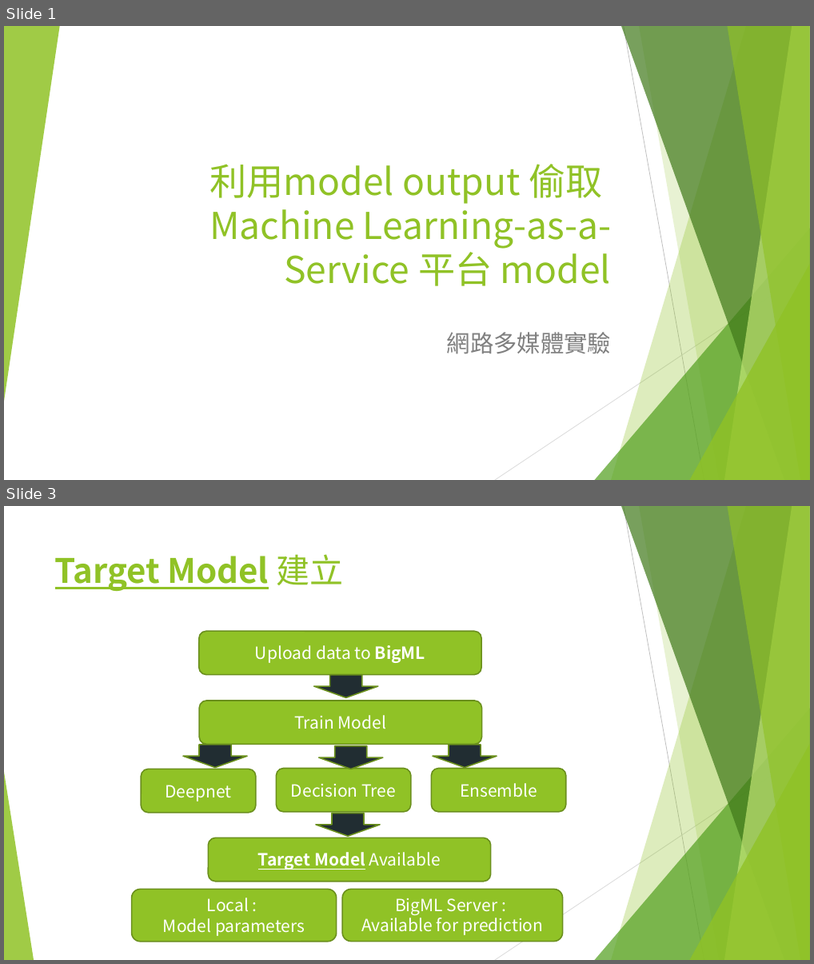
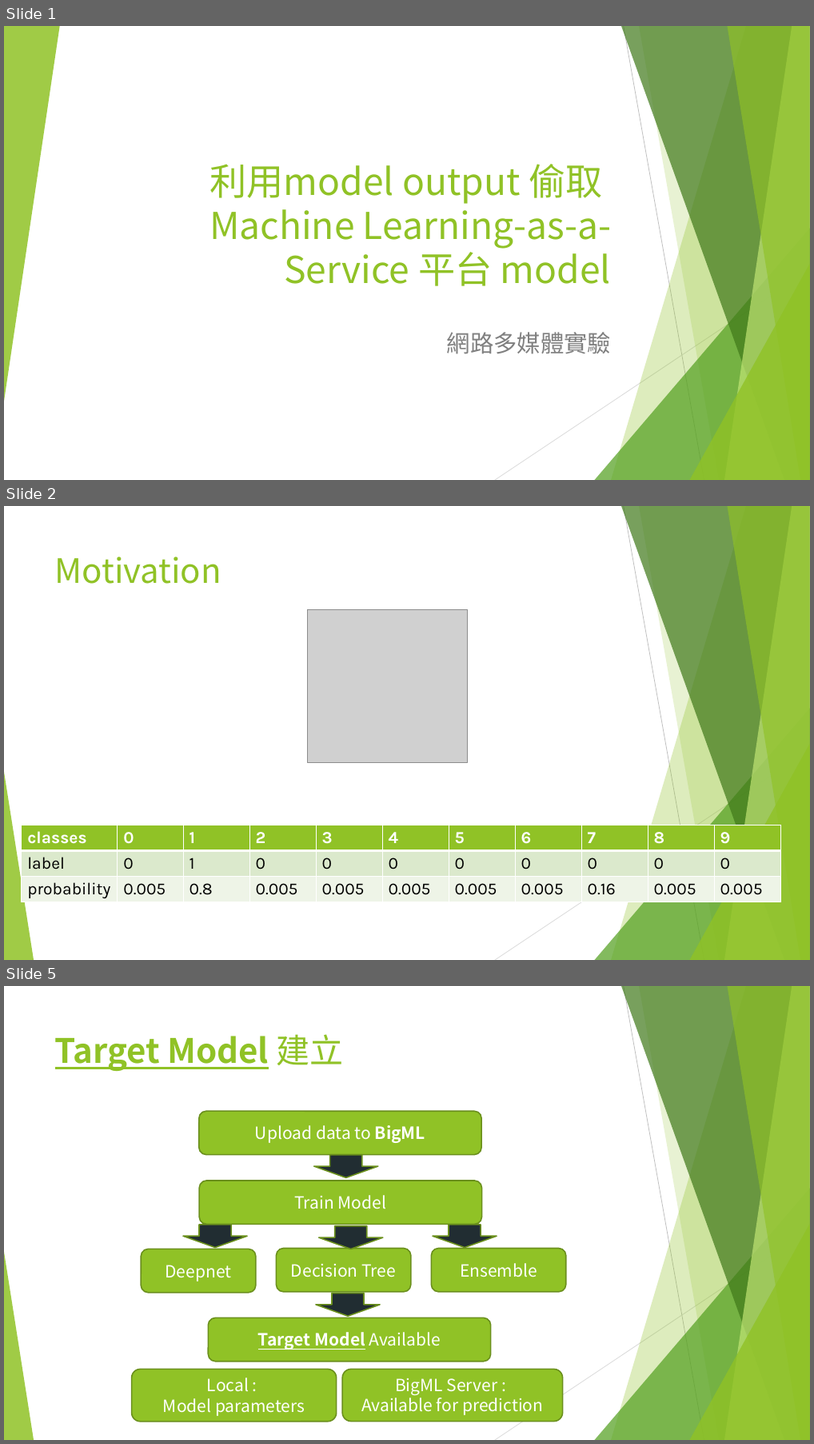
Before and after one commit to chengdejerrylin/Electrical-Engineering-Lab---networking-and-Multinmedia, a slide deck: final_demo.pptx. Shown one above the other, each under a label of ours: slides 1 and 3 before the commit, slides 1, 2 and 5 after it; the slides between them are not shown. The pictures are 814x964 and 814x1444 pixels, drawn with LibreOffice and Linux fonts; fonts in the diff are those of the drawing; grey boxes stand for pictures. Boxes give left, top, right and bottom in pixels: in the first picture for what was removed or moved away, otherwise in the second. Text is boxed around its words. In the diff, an @@ line names an element or a change of style, - is before the commit and + after.

```diff
--- a/final_demo.pptx
+++ b/final_demo.pptx
@@ slide 2 added at bbox=[4, 506, 810, 960], background #FFFFFF; not listed: 10 template elements that a slide beside it also shows @@
@@ title added at bbox=[55, 556, 222, 584], 40 pt, text #90C226 @@
+Motivation
@@ picture added at bbox=[308, 609, 467, 763] @@
@@ table added at bbox=[22, 825, 782, 904], 3 rows, 11 columns @@
+classes | 0 | 1 | 2 | 3 | 4 | 5 | 6 | 7 | 8 | 9
+label | 0 | 1 | 0 | 0 | 0 | 0 | 0 | 0 | 0 | 0
+probability | 0.005 | 0.8 | 0.005 | 0.005 | 0.005 | 0.005 | 0.005 | 0.16 | 0.005 | 0.005
@@ what was slide 3 is now slide 5 @@
```
Also in this commit, not shown: 3 slides changed, 1 other slide added, 1 slide removed, 1 other file.
